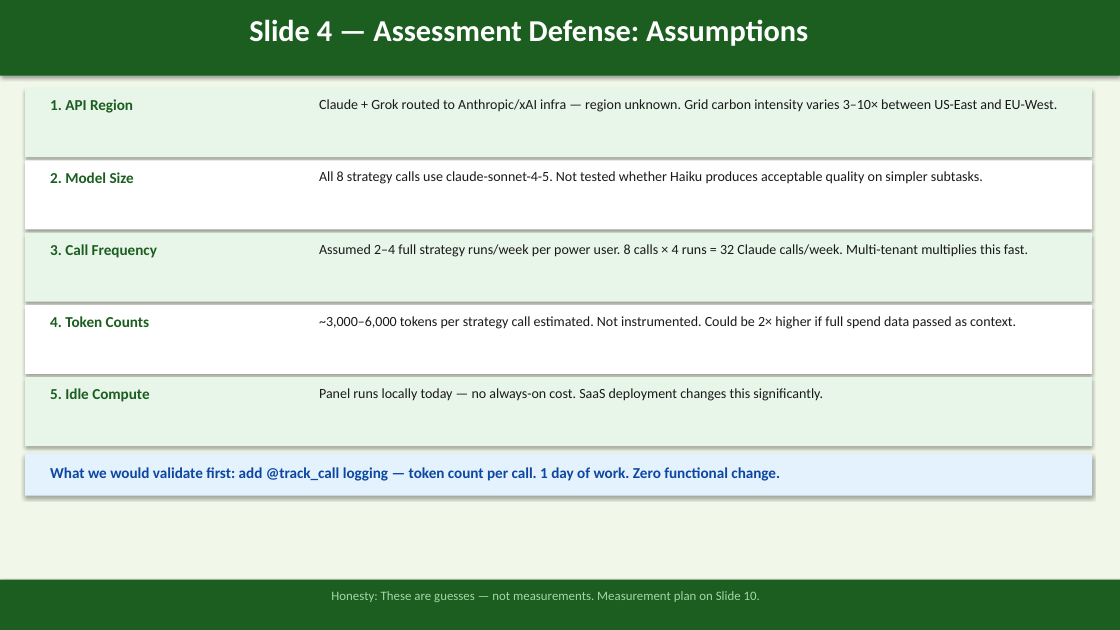
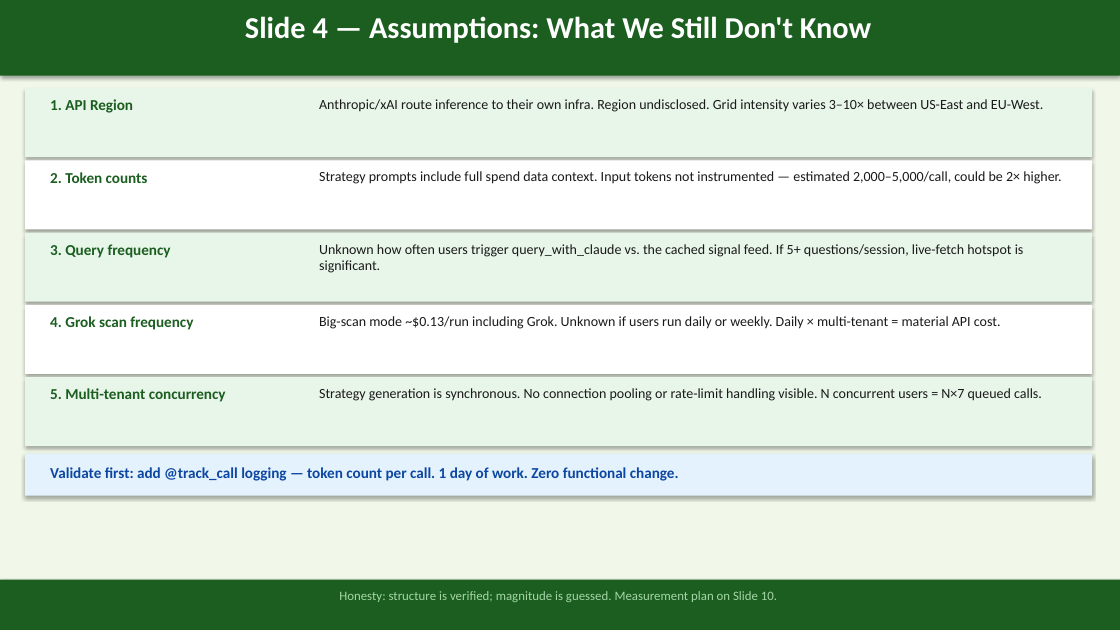
Before and after one commit to eugnmueller-87/IRONHACK, a slide deck: slide 5 of Week 6/LAB 10/SpendLens_Green_Audit_LAB10.pptx. Drawn at 1120x630 pixels with LibreOffice and Linux fonts; fonts in the diff are those of the drawing. Boxes give left, top, right and bottom in pixels: in the first picture for what was removed or moved away, otherwise in the second. Text is boxed around its words. In the diff, an @@ line names an element or a change of style, - is before the commit and + after.

```diff
--- a/Week 6/LAB 10/SpendLens_Green_Audit_LAB10.pptx
+++ b/Week 6/LAB 10/SpendLens_Green_Audit_LAB10.pptx
@@ text at (x1=245, y1=16, x2=871, y2=43): text changed @@
-Slide 4 — Assessment Defense: Assumptions
+Slide 4 — Assumptions: What We Still Don't Know
@@ text at (x1=319, y1=99, x2=1043, y2=112): text changed @@
-Claude + Grok routed to Anthropic/xAI infra — region unknown. Grid carbon intensity varies 3–10× between US-East and EU-West.
+Anthropic/xAI route inference to their own infra. Region undisclosed. Grid intensity varies 3–10× between US-East and EU-West.
@@ text at (x1=50, y1=172, x2=148, y2=183): text changed @@
-2. Model Size
+2. Token counts
@@ text at (x1=319, y1=171, x2=1061, y2=184): text changed @@
-All 8 strategy calls use claude-sonnet-4-5. Not tested whether Haiku produces acceptable quality on simpler subtasks.
+Strategy prompts include full spend data context. Input tokens not instrumented — estimated 2,000–5,000/call, could be 2× higher.
@@ text at (x1=50, y1=244, x2=171, y2=258): text changed @@
-3. Call Frequency
+3. Query frequency
@@ text at (x1=319, y1=244, x2=1024, y2=273): text changed @@
-Assumed 2–4 full strategy runs/week per power user. 8 calls × 4 runs = 32 Claude calls/week. Multi-tenant multiplies this fast.
+Unknown how often users trigger query_with_claude vs. the cached signal feed. If 5+ questions/session, live-fetch hotspot is significant.
@@ text at (x1=50, y1=316, x2=193, y2=330): text changed @@
-4. Token Counts
+4. Grok scan frequency
@@ text at (x1=319, y1=316, x2=1001, y2=329): text changed @@
-~3,000–6,000 tokens per strategy call estimated. Not instrumented. Could be 2× higher if full spend data passed as context.
+Big-scan mode ~$0.13/run including Grok. Unknown if users run daily or weekly. Daily × multi-tenant = material API cost.
@@ text at (x1=50, y1=388, x2=226, y2=402): text changed @@
-5. Idle Compute
+5. Multi-tenant concurrency
@@ text at (x1=319, y1=388, x2=1042, y2=401): text changed @@
-Panel runs locally today — no always-on cost. SaaS deployment changes this significantly.
+Strategy generation is synchronous. No connection pooling or rate-limit handling visible. N concurrent users = N×7 queued calls.
@@ text at (x1=50, y1=467, x2=679, y2=481): text changed @@
-What we would validate first: add @track_call logging — token count per call. 1 day of work. Zero functional change.
+Validate first: add @track_call logging — token count per call. 1 day of work. Zero functional change.
@@ text at (x1=339, y1=591, x2=777, y2=602): text changed @@
-Honesty: These are guesses — not measurements. Measurement plan on Slide 10.
+Honesty: structure is verified; magnitude is guessed. Measurement plan on Slide 10.
```
Also in this commit, not shown: 8 other slides changed, 4 slides added, 4 slides removed, 3 other files.
